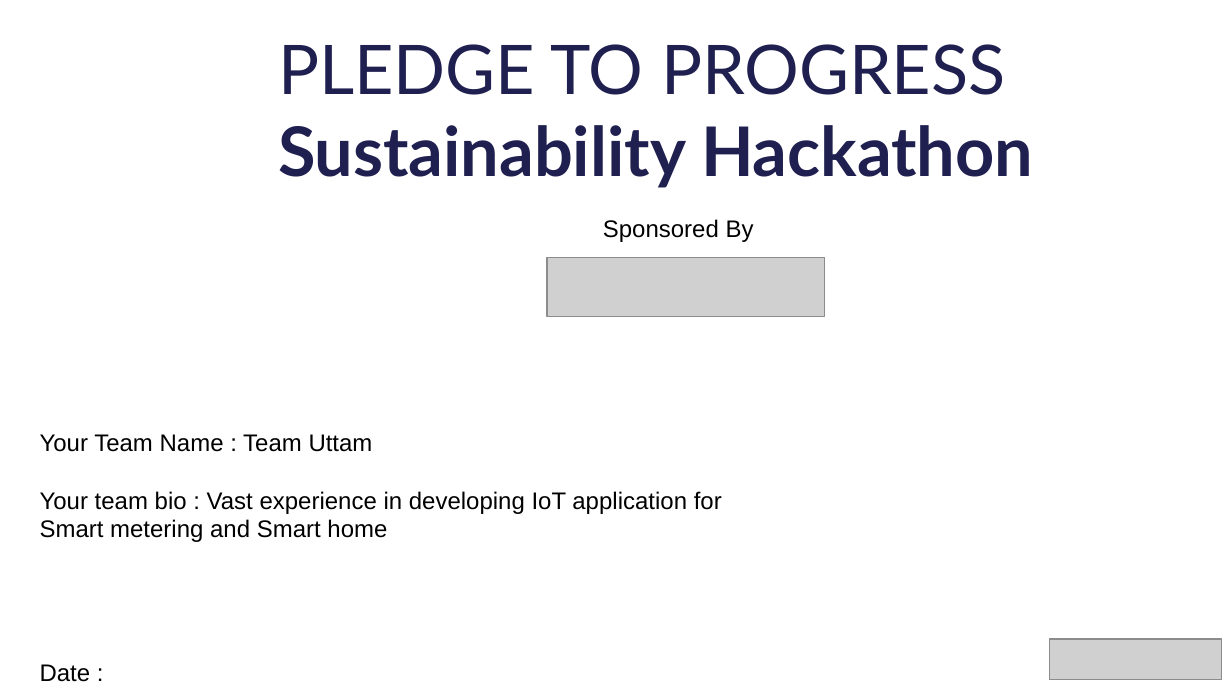
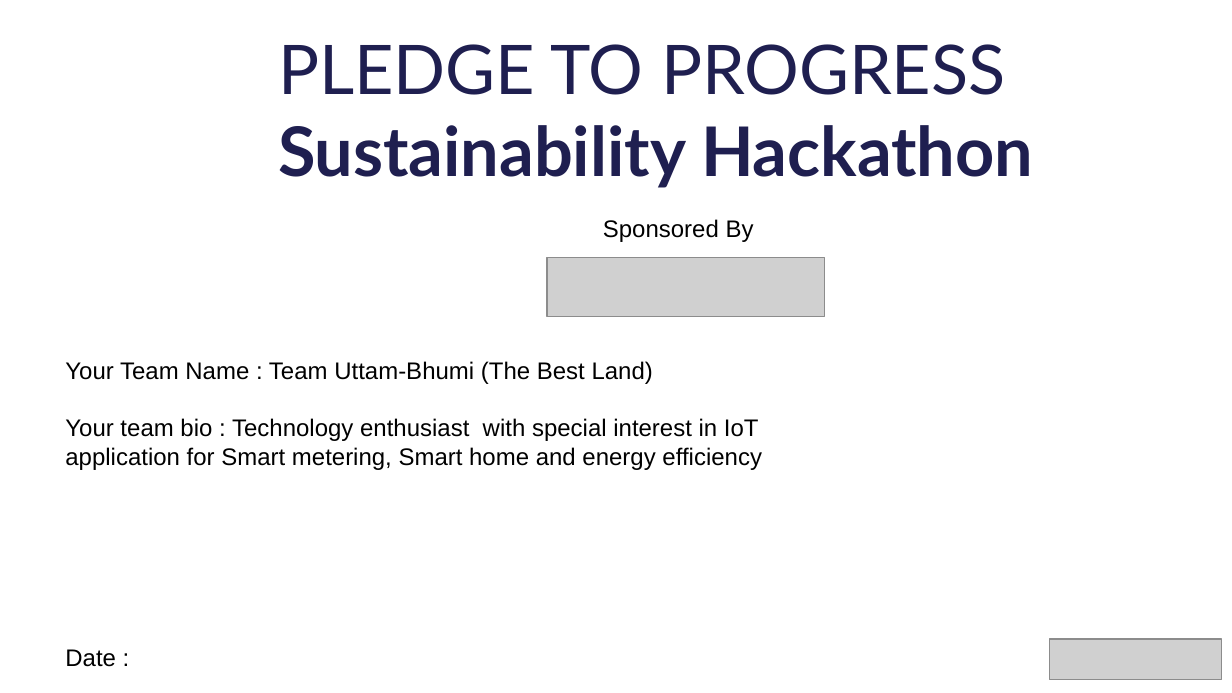
Before and after one commit to ukotdiya02/SustainabilityHackathon, a slide deck: slide 1 of PLEDGE_TO_PROGRES_Microsoft_Sustainability_Uttam.pptx. Drawn at 1232x693 pixels with LibreOffice and Linux fonts; fonts in the diff are those of the drawing; grey boxes stand for pictures; background and template pictures are left out. Boxes give left, top, right and bottom in pixels: in the first picture for what was removed or moved away, otherwise in the second. Text is boxed around its words. In the diff, an @@ line names an element or a change of style, - is before the commit and + after.

```diff
--- a/PLEDGE_TO_PROGRES_Microsoft_Sustainability_Uttam.pptx
+++ b/PLEDGE_TO_PROGRES_Microsoft_Sustainability_Uttam.pptx
@@ text "Your Team Name : Team ...": place and size @@
-text "Your Team Name : Team ..." at bbox=[40, 434, 722, 682]
+text "Your Team Name : Team ..." at bbox=[65, 361, 762, 667]
@@ text at bbox=[65, 361, 762, 470]: text changed @@
-Your Team Name : Team Uttam
-Your team bio : Vast experience in developing IoT application for Smart metering and Smart home
+Your Team Name : Team Uttam-Bhumi (The Best Land)
+Your team bio : Technology enthusiast with special interest in IoT application for Smart metering, Smart home and energy efficiency
```
Also in this commit, not shown: 1 other slide changed, 4 other files.
